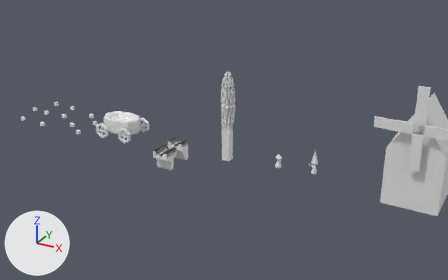
Two versions of the Blender file raw/props.blend, one commit apart.
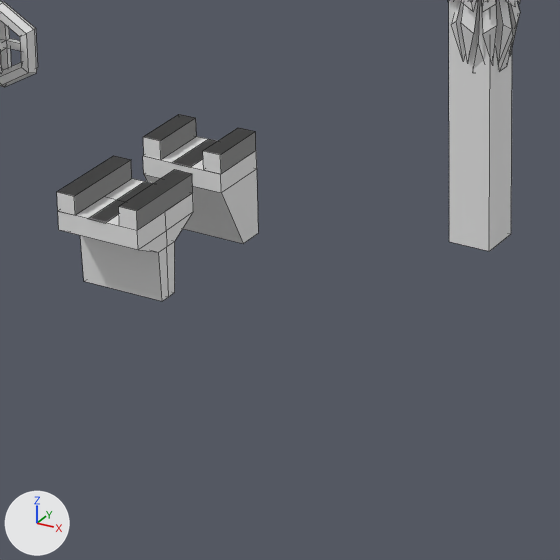
There are two pictures of each version: one whole from a 50 mm camera at (145.2, -267.5, 141.4) aimed at (-8.6, 12.1, 1.6), one close up on the part from 32% to 54% of the width and 42% to 77% of the height. Lighting does not change. The marker at lower left points along +X, +Y and +Z. The close-ups show mesh edges as thin lines.

In view in the first close-up: 'BridgeMiddle', 'Cube', 'Tree', 'bridge_front', 'bridge_front_col', 'wheels.001'.
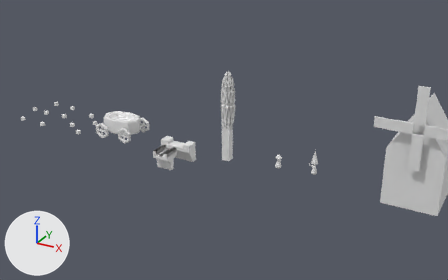
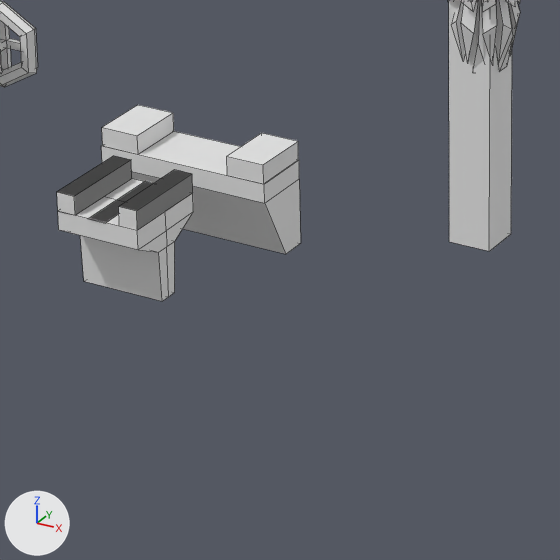
Boxes (x1, y1, x2, y2) around the edits, measured in the close-ups (560 x 560 px):
'bridge_front', rescaled (73% wider, 15% taller): before (143, 114, 258, 244); after (101, 105, 301, 254)
'bridge_front_col', deleted: before (143, 115, 256, 174)

The change, as a list of edits to the scene's bpy script:
```text
Change ob_bridge_front:
    ob_bridge_front.scale: (1.0, 1.0, 1.0) -> (2.09, 1.0, 1.0)
Remove ob_bridge_front_col:
    ob_bridge_front_col = bpy.data.objects.new('bridge_front_col', me_bridge_front)
    ob_bridge_front_col.location = (-30.0, -1.6, 0.0)
```
